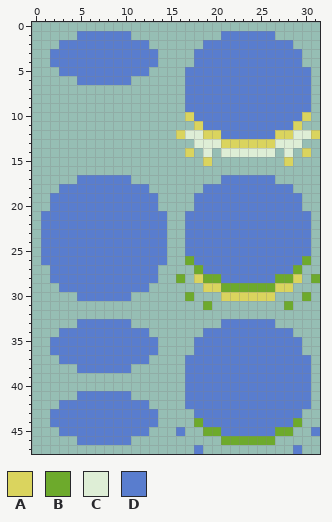
File history of a pixel-art sprite, img/chip_blue_drop.png. The first picture shows the starting point.
The file is 128x192 pixels, drawn in blocks of 4x4; one block is one cell here.
Palette (. is transparent): A #dad45e  B #6daa2c  C #deeed6  D #597dce
Pixels before, first column x 1:
 1 ....DDDDDD..........DDDDDD.....
 2 ..DDDDDDDDDD......DDDDDDDDDD...
 3 .DDDDDDDDDDDD....DDDDDDDDDDDD..
 4 .DDDDDDDDDDDD....DDDDDDDDDDDD..
 5 ..DDDDDDDDDD....DDDDDDDDDDDDDD.
 6 ....DDDDDD......DDDDDDDDDDDDDD.
 7 ................DDDDDDDDDDDDDD.
 8 ................DDDDDDDDDDDDDD.
 9 ................DDDDDDDDDDDDDD.
10 ................ADDDDDDDDDDDDA.
11 .................ADDDDDDDDDDA..
12 ...............ACCAADDDDDDAACCA
13 .................CCCAAAAAACCC..
14 ................A.C.CCCCCC.C.A.
15 ..................A........A...
16 ...............................
17 ....DDDDDD..........DDDDDD.....
18 ..DDDDDDDDDD......DDDDDDDDDD...
19 .DDDDDDDDDDDD....DDDDDDDDDDDD..
20 .DDDDDDDDDDDD....DDDDDDDDDDDD..
21 DDDDDDDDDDDDDD..DDDDDDDDDDDDDD.
22 DDDDDDDDDDDDDD..DDDDDDDDDDDDDD.
23 DDDDDDDDDDDDDD..DDDDDDDDDDDDDD.
24 DDDDDDDDDDDDDD..DDDDDDDDDDDDDD.
25 DDDDDDDDDDDDDD..DDDDDDDDDDDDDD.
26 DDDDDDDDDDDDDD..BDDDDDDDDDDDDB.
27 .DDDDDDDDDDDD....BDDDDDDDDDDB..
28 .DDDDDDDDDDDD..B.ABBDDDDDDBBA.B
29 ..DDDDDDDDDD......AABBBBBBAA...
30 ....DDDDDD......B...AAAAAA...B.
31 ..................B........B...
32 ...............................
33 ....DDDDDD..........DDDDDD.....
34 ..DDDDDDDDDD......DDDDDDDDDD...
35 .DDDDDDDDDDDD....DDDDDDDDDDDD..
36 .DDDDDDDDDDDD....DDDDDDDDDDDD..
37 ..DDDDDDDDDD....DDDDDDDDDDDDDD.
38 ....DDDDDD......DDDDDDDDDDDDDD.
39 ................DDDDDDDDDDDDDD.
40 ................DDDDDDDDDDDDDD.
41 ....DDDDDD......DDDDDDDDDDDDDD.
42 ..DDDDDDDDDD....DDDDDDDDDDDDDD.
43 .DDDDDDDDDDDD....DDDDDDDDDDDD..
44 .DDDDDDDDDDDD....BDDDDDDDDDDB..
45 ..DDDDDDDDDD...D..BBDDDDDDBB..D
46 ....DDDDDD..........BBBBBB.....
47 .................D..........D..
After the commit:
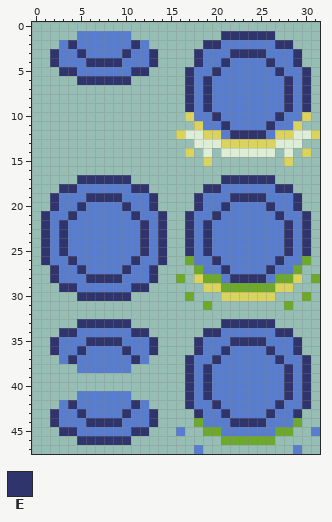
Colours new in this view: E #30346d
Diff:
y 1: x 21..26 DDDDDD -> EEEEEE
y 2: x 4 D -> E; x 11 D -> E; x 19..20 DD -> EE; x 27..28 DD -> EE
y 3: x 2 D -> E; x 5 D -> E; x 10 D -> E; x 13 D -> E; x 18 D -> E; x 22..25 DDDD -> EEEE; x 29 D -> E
y 4: x 2 D -> E; x 6..9 DDDD -> EEEE; x 13 D -> E; x 18 D -> E; x 21 D -> E; x 26 D -> E; x 29 D -> E
y 5: x 3..4 DD -> EE; x 11..12 DD -> EE; x 17 D -> E; x 20 D -> E; x 27 D -> E; x 30 D -> E
y 6: x 5..10 DDDDDD -> EEEEEE; x 17 D -> E; x 19 D -> E; x 28 D -> E; x 30 D -> E
y 7..9: x 17 D -> E; x 19 D -> E; x 28 D -> E; x 30 D -> E
y 10: x 20 D -> E; x 27 D -> E
y 11: x 21 D -> E; x 26 D -> E
y 12: x 22..25 DDDD -> EEEE
y 17: x 5..10 DDDDDD -> EEEEEE; x 21..26 DDDDDD -> EEEEEE
y 18: x 3..4 DD -> EE; x 11..12 DD -> EE; x 19..20 DD -> EE; x 27..28 DD -> EE
y 19: x 2 D -> E; x 6..9 DDDD -> EEEE; x 13 D -> E; x 18 D -> E; x 22..25 DDDD -> EEEE; x 29 D -> E
y 20: x 2 D -> E; x 5 D -> E; x 10 D -> E; x 13 D -> E; x 18 D -> E; x 21 D -> E; x 26 D -> E; x 29 D -> E
y 21: x 1 D -> E; x 4 D -> E; x 11 D -> E; x 14 D -> E; x 17 D -> E; x 20 D -> E; x 27 D -> E; x 30 D -> E
y 22..25: x 1 D -> E; x 3 D -> E; x 12 D -> E; x 14 D -> E; x 17 D -> E; x 19 D -> E; x 28 D -> E; x 30 D -> E
y 26: x 1 D -> E; x 4 D -> E; x 11 D -> E; x 14 D -> E; x 20 D -> E; x 27 D -> E
y 27: x 2 D -> E; x 5 D -> E; x 10 D -> E; x 13 D -> E; x 21 D -> E; x 26 D -> E
y 28: x 2 D -> E; x 6..9 DDDD -> EEEE; x 13 D -> E; x 22..25 DDDD -> EEEE
y 29: x 3..4 DD -> EE; x 11..12 DD -> EE
y 30: x 5..10 DDDDDD -> EEEEEE
y 33: x 5..10 DDDDDD -> EEEEEE; x 21..26 DDDDDD -> EEEEEE
y 34: x 3..4 DD -> EE; x 11..12 DD -> EE; x 19..20 DD -> EE; x 27..28 DD -> EE
y 35: x 2 D -> E; x 6..9 DDDD -> EEEE; x 13 D -> E; x 18 D -> E; x 22..25 DDDD -> EEEE; x 29 D -> E
y 36: x 2 D -> E; x 5 D -> E; x 10 D -> E; x 13 D -> E; x 18 D -> E; x 21 D -> E; x 26 D -> E; x 29 D -> E
y 37: x 4 D -> E; x 11 D -> E; x 17 D -> E; x 20 D -> E; x 27 D -> E; x 30 D -> E
y 38..41: x 17 D -> E; x 19 D -> E; x 28 D -> E; x 30 D -> E
y 42: x 4 D -> E; x 11 D -> E; x 17 D -> E; x 20 D -> E; x 27 D -> E; x 30 D -> E
y 43: x 2 D -> E; x 5 D -> E; x 10 D -> E; x 13 D -> E; x 18 D -> E; x 21 D -> E; x 26 D -> E; x 29 D -> E
y 44: x 2 D -> E; x 6..9 DDDD -> EEEE; x 13 D -> E; x 22..25 DDDD -> EEEE
y 45: x 3..4 DD -> EE; x 11..12 DD -> EE
y 46: x 5..10 DDDDDD -> EEEEEE
